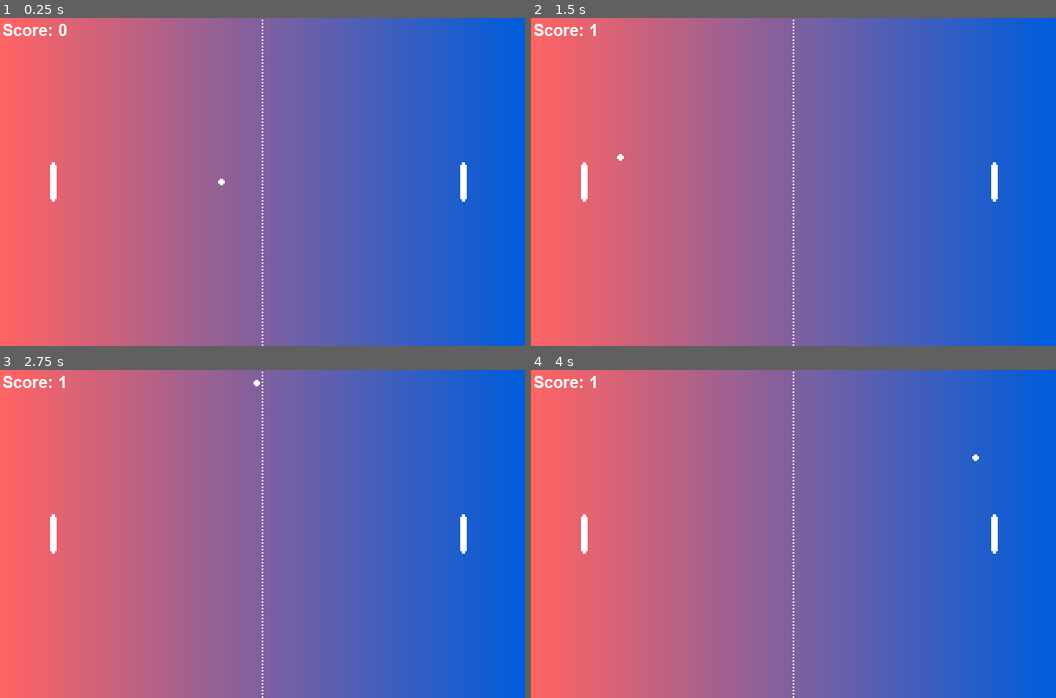
Above: before the commit, frames 1-4 (two rows, left to right).
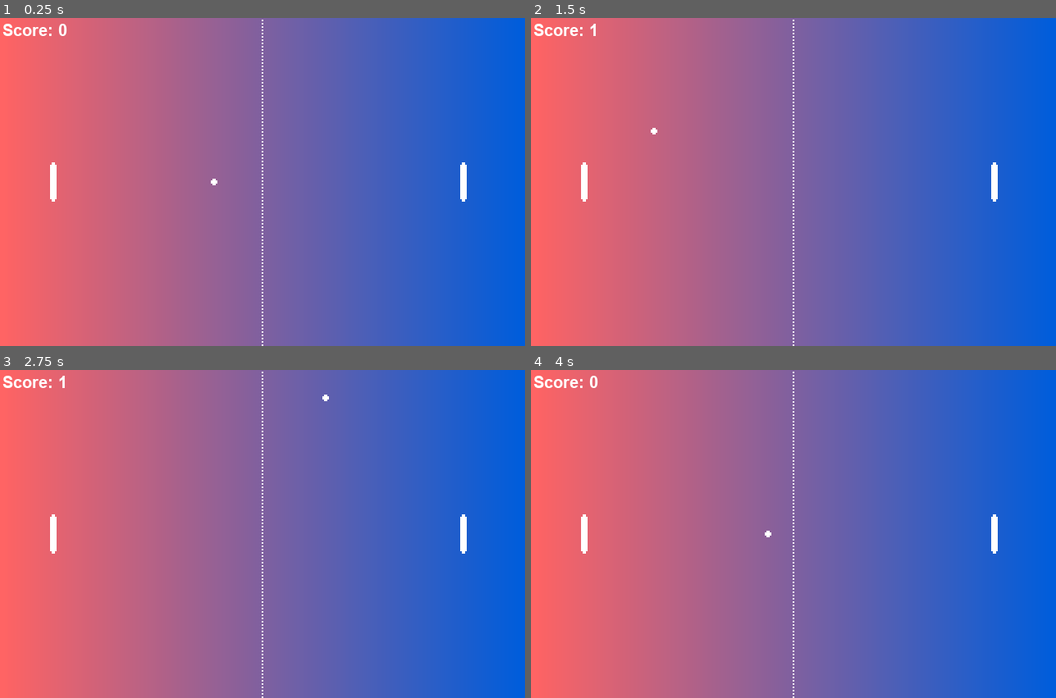
Above: after the commit, the same moments.

Repository: PhoenixFlame101/pong-with-godot
Game: Godot game, scene res://pong.tscn
Two runs of this game, one before a commit and one after it. Both use one fixed random seed, a clock stepped at 60 frames per second and the inputs below.
Inputs:
- Up to frame 1 (0.25 s): no input
- Up to frame 2 (1.5 s): tap Enter (ui_accept) at 0.5, 0.77 s
- Up to frame 3 (2.75 s): tap Enter (ui_accept) at 1.52 s
- Up to frame 4 (4 s): tap Enter (ui_accept) at 3.02, 3.77 s

The runs differ from the first frame. In frame 1, less than 0.1% of the frame differs, in the area x 40-43%, y 49-51%; in frame 2, less than 0.1%; in frame 3, less than 0.1%; in frame 4, less than 0.1%, in the area x 11-86%, y 1-51%.

Commit message:
making game faster

Diff:
--- a/logic/ball.gd
+++ b/logic/ball.gd
@@ -1,6 +1,6 @@
 extends Area2D
 
-export var DEFAULT_SPEED = 200
+export var DEFAULT_SPEED = 235
 
 var _speed = DEFAULT_SPEED
 var direction = Vector2.LEFT
@@ -9,7 +9,7 @@
 onready var _initial_pos = position
 
 func _process(delta):
-	_speed += delta * 2
+	_speed += delta * 2.4
 	position += _speed * delta * direction
 
 
--- a/logic/paddle.gd
+++ b/logic/paddle.gd
@@ -1,6 +1,6 @@
 extends Area2D
 
-const MOVE_SPEED = 200
+const MOVE_SPEED = 300
 
 var _ball_dir
 var _up
